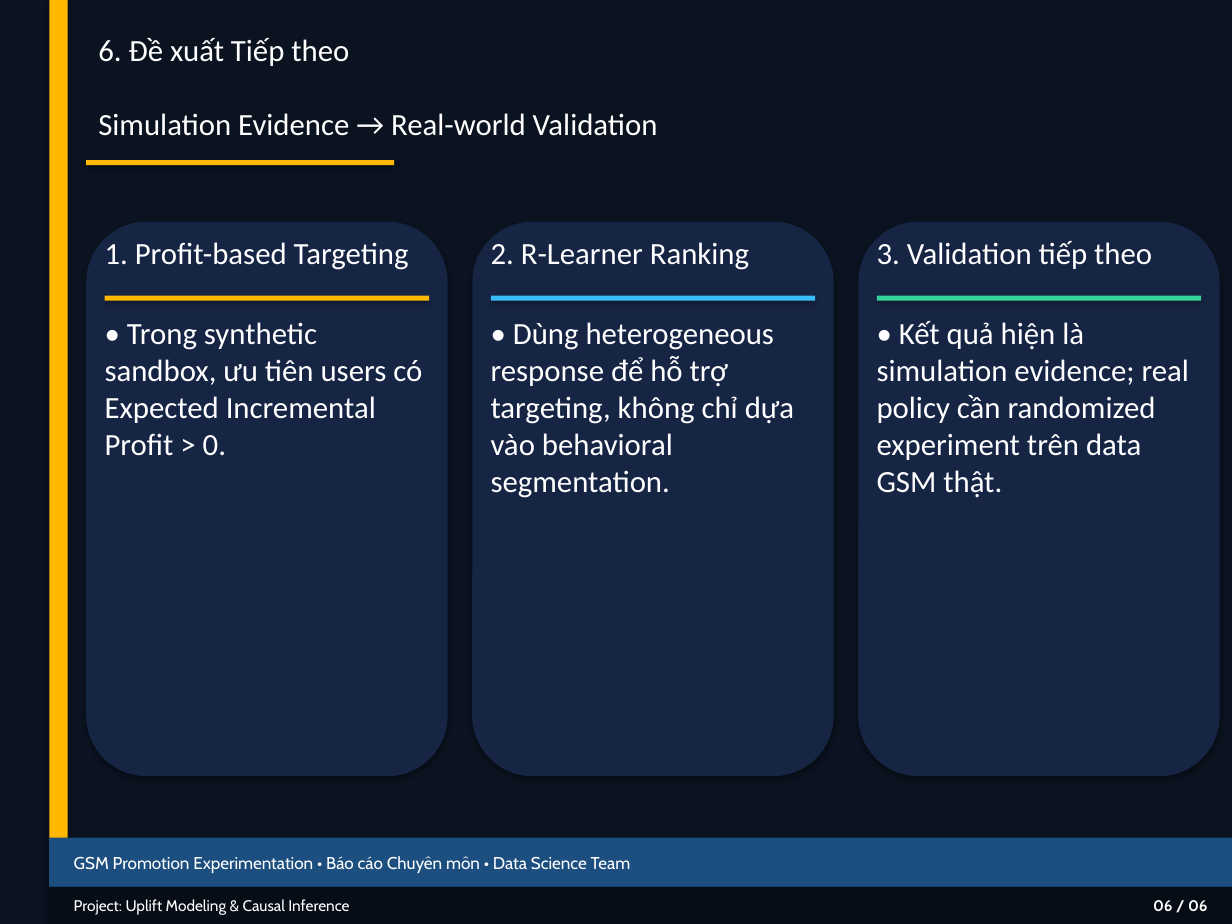
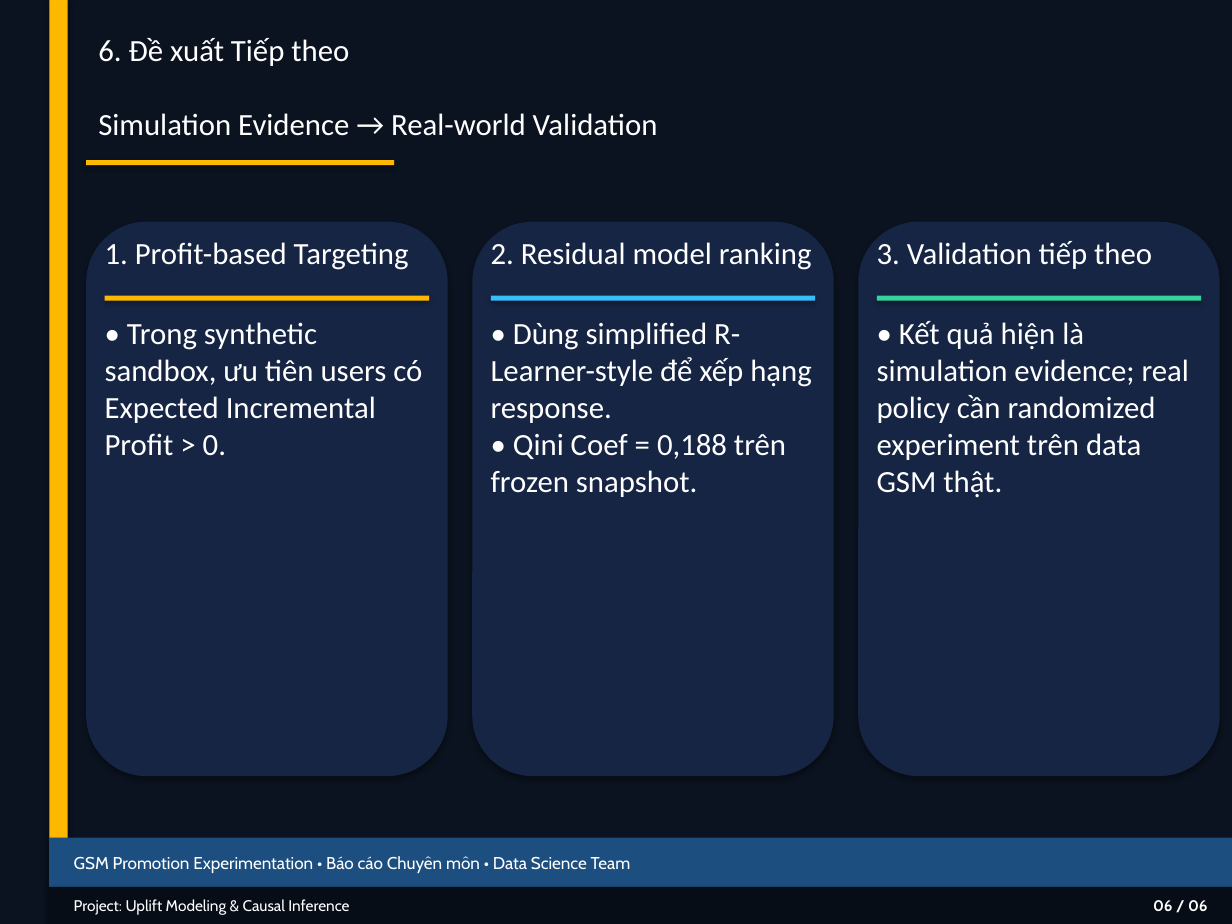
Before and after one commit to thaibuivan/GSM-promotion-experimentation, a slide deck: slide 7 of docs/Week5_Uplift_Modeling_Summary.pptx. Drawn at 1232x924 pixels with LibreOffice and Linux fonts; fonts in the diff are those of the drawing. Boxes give left, top, right and bottom in pixels: in the first picture for what was removed or moved away, otherwise in the second. Text is boxed around its words. In the diff, an @@ line names an element or a change of style, - is before the commit and + after.

```diff
--- a/docs/Week5_Uplift_Modeling_Summary.pptx
+++ b/docs/Week5_Uplift_Modeling_Summary.pptx
@@ text at <box>491,242,812,270</box>: text changed @@
-2. R-Learner Ranking
+2. Residual model ranking
@@ text at <box>491,322,812,497</box>: text changed @@
-• Dùng heterogeneous response để hỗ trợ targeting, không chỉ dựa vào behavioral segmentation.
+• Dùng simplified R-Learner-style để xếp hạng response.
+• Qini Coef = 0,188 trên frozen snapshot.
```
Also in this commit, not shown: 4 other slides changed, 5 other files.
